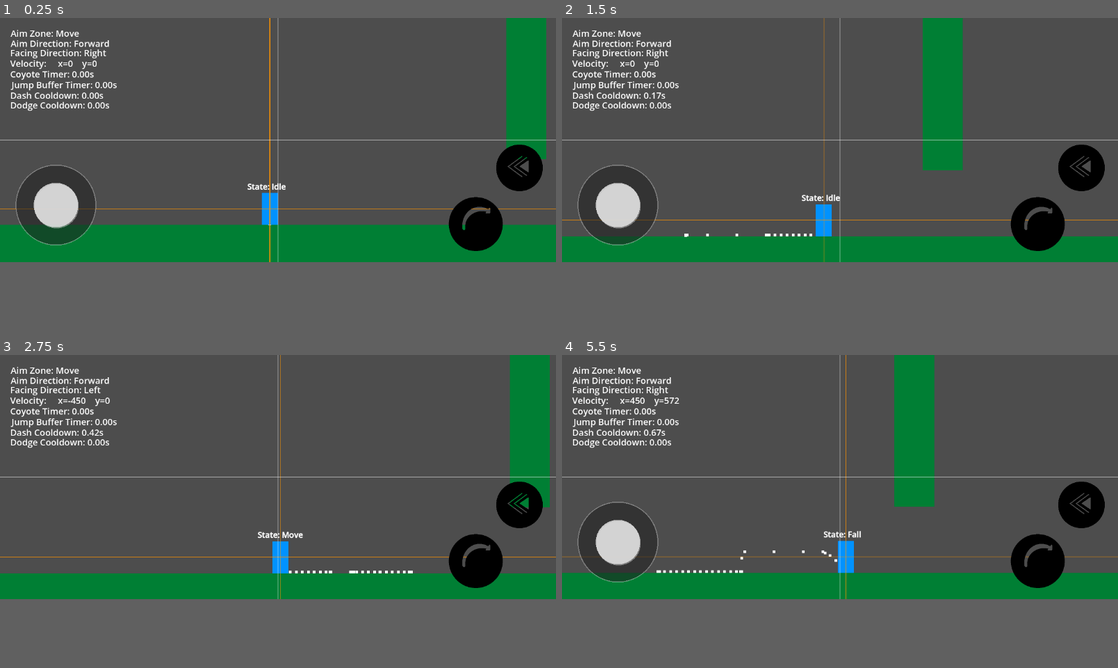
Above: before the commit, frames 1-4 (two rows, left to right).
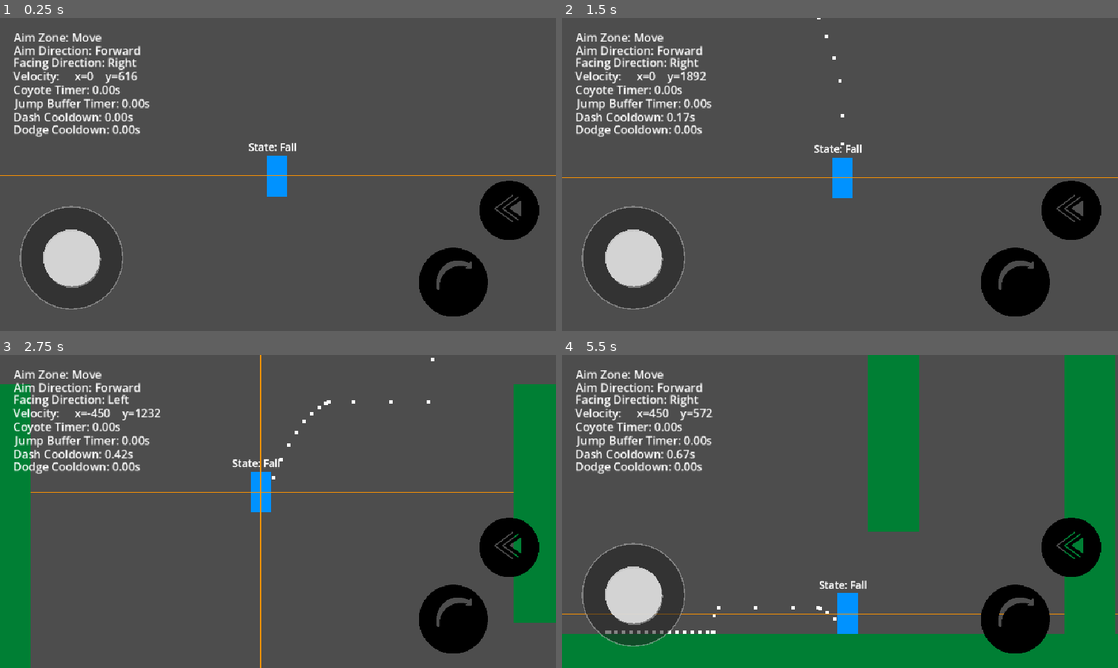
Above: after the commit, the same moments.

Repository: Mrdarx444/Veinbreaker
Game: Godot game, scene res://source/test/world.tscn
The game is run twice, just before and just after one commit, with the same random seed, the same clock (stepped at 60 frames per second) and the same inputs.
Inputs (mouse positions are in pixels of both pictures, inside the frame that each line leads up to):
- Up to frame 1 (0.25 s): no input
- Up to frame 2 (1.5 s): tap Enter at 0.5 s; move the mouse to (962, 127) at 0.52 s; hold D (Right) 0.53-1.25 s; hold Space (Jump) 0.53-1.25 s; tap Shift (Dash) at 0.6 s; click (962, 127) at 0.67 s; drag from (728, 152) to (812, 190) at 1.27 s
- Up to frame 3 (2.75 s): move the mouse to (333, 423) at 2.02 s; hold A (Left) from 2.03 s (still down); hold Space (Jump) from 2.03 s (still down); tap Shift (Dash) at 2.1 s
- Up to frame 4 (5.5 s): release A (Left) at 2.75 s; release Space (Jump) at 2.75 s; drag from (812, 527) to (673, 439) at 2.77 s; move the mouse to (1006, 514) at 3.52 s; hold D (Right) 3.53-4.25 s; hold Space (Jump) 3.53-4.25 s; drag from (673, 439) to (617, 401) at 4.27 s; tap Space (Jump) at 5 s; move the mouse to (867, 477) at 5.02 s; hold D (Right) from 5.03 s (still down); hold Space (Jump) from 5.03 s (still down); tap Shift (Dash) at 5.1 s; click (867, 477) at 5.17 s
In our replay, the window is 800x351 before the commit and 800x450 after it. These sizes can differ from the game's own. Grey fills any space a smaller window leaves; there, only what the larger window draws over its background counts as a difference.

The runs differ from the first frame. In frame 1, 28% of the frame differs, in the area x 0-100%, y 0-96%; in frame 2, 26%; in frame 3, 24%; in frame 4, 37%.

Commit message:
Display TESTs

Diff:
--- a/project.godot
+++ b/project.godot
@@ -23,6 +23,7 @@
 
 CameraManager="*uid://duvov6ycjp558"
 GameConstants="*uid://bq750t44uimnu"
+DisplayManager="*uid://pdv34y1fby6c"
 
 [debug]
 
@@ -37,9 +38,9 @@
 
 [display]
 
-window/size/viewport_width=1252
-window/size/viewport_height=550
-window/stretch/mode="viewport"
+window/size/viewport_width=979
+window/size/viewport_height=551
+window/stretch/mode="canvas_items"
 window/stretch/aspect="expand"
 
 [editor_plugins]
@@ -102,4 +103,5 @@
 rendering_device/driver.windows="d3d12"
 renderer/rendering_method="mobile"
 textures/vram_compression/import_etc2_astc=true
+camera/depth_of_field/depth_of_field_use_jitter=true
 viewport/stretch/mode="canvas_items"
--- /dev/null
+++ b/source/Autoload/DisplayManager.gd
@@ -0,0 +1,4 @@
+extends Node
+
+func _ready() -> void:
+	pass
--- a/source/scenes/Player/player.tscn
+++ b/source/scenes/Player/player.tscn
@@ -85,10 +85,6 @@
 debug_color = Color(1, 1, 1, 0.41960785)
 
 [node name="Camera" type="Camera2D" parent="." unique_id=1120778986]
-limit_left = -10000
-limit_top = -3000
-limit_right = 10000
-limit_bottom = 3000
 limit_smoothed = true
 position_smoothing_enabled = true
 position_smoothing_speed = 8.0
--- a/source/scripts/Player/player.gd
+++ b/source/scripts/Player/player.gd
@@ -94,14 +94,18 @@
 @onready var dash_cooldown_timer_label: Label = $HUD/Debug/DashCooldownTimer
 @onready var dodge_cooldown_timer_label: Label = $HUD/Debug/DodgeCooldownTimer
 @onready var movement_tracer_debugger: CPUParticles2D = $MovementTracerDebugger
+@onready var player_line_x: Line2D = $PlayerLineX
+@onready var player_line_y: Line2D = $PlayerLineY
+
 
 func _ready() -> void:
 	set_timers()
 	debug_labels_container.visible = DEBUG_MODE
 	movement_tracer_debugger.emitting = DEBUG_MODE
 	state_label.visible = DEBUG_MODE
+	player_line_x.visible = DEBUG_MODE
+	player_line_y.visible = DEBUG_MODE
 	facing_direction = 1
-	print("Viewport Size: %s"%get_viewport_rect().size)
 
 func _physics_process(delta: float) -> void:
 	camera.set_grounded(is_on_floor())
--- a/source/scripts/Player/player_camera.gd
+++ b/source/scripts/Player/player_camera.gd
@@ -37,7 +37,7 @@
 
 @export_group("Vertical Behavior")
 @export var vertical_lock_enabled: bool = true
-@export var fall_lookahead_distance: float = 200.0
+@export var fall_lookahead_distance: float = 300.0
 @export var fall_lookahead_smoothing_speed: float = 4.0
 
 @export_group("Shake Defaults")
@@ -67,7 +67,6 @@
 # area.instance_id -> {"rect": Rect2, "duration": float, "priority": int}
 var _active_limits: Dictionary = {}
 var _limit_tween: Tween = null
-
 
 func _ready() -> void:
 	_player = get_parent() as Player
@@ -113,6 +112,7 @@
 	global_position = Vector2(target_x, target_y)
 	# Deliberately nothing else here — see header note on why the
 	# per-frame `_locked_y = ...` line was removed.
+	_locked_y = _player.global_position.y
 
 
 # ---------------------------------------------------------------
@@ -149,8 +149,8 @@
 	if grounded == _is_grounded:
 		return
 	_is_grounded = grounded
-	if not grounded:
-		_locked_y = global_position.y
+	#if not grounded:
+		#_locked_y = global_position.y
 
 
 func set_falling(falling: bool) -> void:
@@ -298,7 +298,7 @@
 
 func _apply_active_limit() -> void:
 	if _active_limits.is_empty():
-		_apply_limit(Rect2(Vector2(-10000000, -10000000), Vector2(20000000, 20000000)), 0.0)
+		_apply_limit(Rect2(Vector2(-10000, -10000000), Vector2(20000000, 20000000)), 0.0)
 		return
 
 	var best_priority: int = -1
--- a/source/test/world.tscn
+++ b/source/test/world.tscn
@@ -6,6 +6,17 @@
 [sub_resource type="RectangleShape2D" id="RectangleShape2D_v5nji"]
 size = Vector2(7000, 150)
 
+[sub_resource type="LabelSettings" id="LabelSettings_pdc63"]
+font_size = 80
+shadow_size = 5
+shadow_color = Color(0, 0, 0, 0.23921569)
+shadow_offset = Vector2(4, 4)
+
+[sub_resource type="LabelSettings" id="LabelSettings_slmcd"]
+font_size = 30
+shadow_size = 3
+shadow_color = Color(0, 0, 0, 0.13725491)
+
 [sub_resource type="RectangleShape2D" id="RectangleShape2D_pdc63"]
 size = Vector2(150, 1000)
 
@@ -37,13 +48,13 @@
 size = Vector2(6941, 1712)
 
 [sub_resource type="RectangleShape2D" id="RectangleShape2D_bim1v"]
-size = Vector2(877, 516.9375)
+size = Vector2(1016, 992.9375)
 
 [sub_resource type="RectangleShape2D" id="RectangleShape2D_n48ev"]
-size = Vector2(1880, 1014)
+size = Vector2(1968, 1168)
 
 [sub_resource type="RectangleShape2D" id="RectangleShape2D_x5fkc"]
-size = Vector2(1881, 1016)
+size = Vector2(2017, 1171)
 
 [node name="World" type="Node2D" unique_id=57820806]
 
@@ -70,8 +81,31 @@
 [node name="Collision" type="CollisionShape2D" parent="Platform" unique_id=667634196]
 shape = SubResource("RectangleShape2D_v5nji")
 
+[node name="BOSSArea" type="Label" parent="." unique_id=2064018711]
+visible = false
+offset_left = 4392.0
+offset_top = -226.0
+offset_right = 4797.0
+offset_bottom = -116.0
+text = "BOSS Area"
+label_settings = SubResource("LabelSettings_pdc63")
+
+[node name="Tutorial" type="Label" parent="." unique_id=922692945]
+visible = false
+offset_left = -1053.0
+offset_top = -97.0
+offset_right = -545.0
+offset_bottom = 170.0
+text = "Joystick Left/Right To Move
+Press \"Jump\" to Jump
+Press \"Jump\" in air to double jump
+Press \"Dash\" to Dash
+Press \"Dash\"+ Joystick UP to Dodge
+Jump in Wall To wall Jump"
+label_settings = SubResource("LabelSettings_slmcd")
+
 [node name="Player" parent="." unique_id=1568325260 instance=ExtResource("1_4loxo")]
-position = Vector2(2588, 357)
+position = Vector2(-651, -3325)
 
 [node name="Wall1" type="StaticBody2D" parent="." unique_id=718185708]
 position = Vector2(768, -95)
@@ -120,7 +154,7 @@
 shape = SubResource("RectangleShape2D_4loxo")
 
 [node name="Wall4" type="StaticBody2D" parent="." unique_id=1208620106]
-position = Vector2(3552, -343)
+position = Vector2(3552, -294)
 metadata/_edit_group_ = true
 
 [node name="ColorRect" type="ColorRect" parent="Wall4" unique_id=356711583]
@@ -251,7 +285,7 @@
 shape = SubResource("RectangleShape2D_2fwax")
 
 [node name="Roof" type="StaticBody2D" parent="." unique_id=1723023621]
-position = Vector2(4513, -535)
+position = Vector2(4513, -719)
 metadata/_edit_group_ = true
 
 [node name="ColorRect" type="ColorRect" parent="Roof" unique_id=396252137]
@@ -270,7 +304,6 @@
 
 [node name="Collision" type="CollisionShape2D" parent="Roof" unique_id=1845630993]
 shape = SubResource("RectangleShape2D_bdb0c")
-disabled = true
 
 [node name="CameraAreas" type="Node2D" parent="." unique_id=1106948543]
 metadata/_edit_lock_ = true
@@ -311,21 +344,21 @@
 metadata/_edit_lock_ = true
 
 [node name="EntranceShape" type="CollisionShape2D" parent="CameraAreas/BossArea" unique_id=24297886]
-position = Vector2(4962.5, 140.46875)
+position = Vector2(4893, -97.53125)
 shape = SubResource("RectangleShape2D_bim1v")
 debug_color = Color(0.88633907, 0.72368115, 0.9800554, 0.0627451)
 metadata/_edit_group_ = true
 metadata/_edit_lock_ = true
 
 [node name="ExitShape" type="CollisionShape2D" parent="CameraAreas/BossArea" unique_id=754528304]
-position = Vector2(4524, -7)
+position = Vector2(4540, -84)
 shape = SubResource("RectangleShape2D_n48ev")
 debug_color = Color(0.8156863, 0.29803923, 0.6627451, 0.05882353)
 metadata/_edit_group_ = true
 metadata/_edit_lock_ = true
 
 [node name="LimitsShape" type="CollisionShape2D" parent="CameraAreas/BossArea" unique_id=1993124715]
-position = Vector2(4523.5, -6)
+position = Vector2(4513.5, -83.5)
 shape = SubResource("RectangleShape2D_x5fkc")
 disabled = true
 debug_color = Color(1, 1, 0, 0)
Not shown, removed: Nouveau document texte.txt
Not shown, added: source/Autoload/DisplayManager.gd.uid
